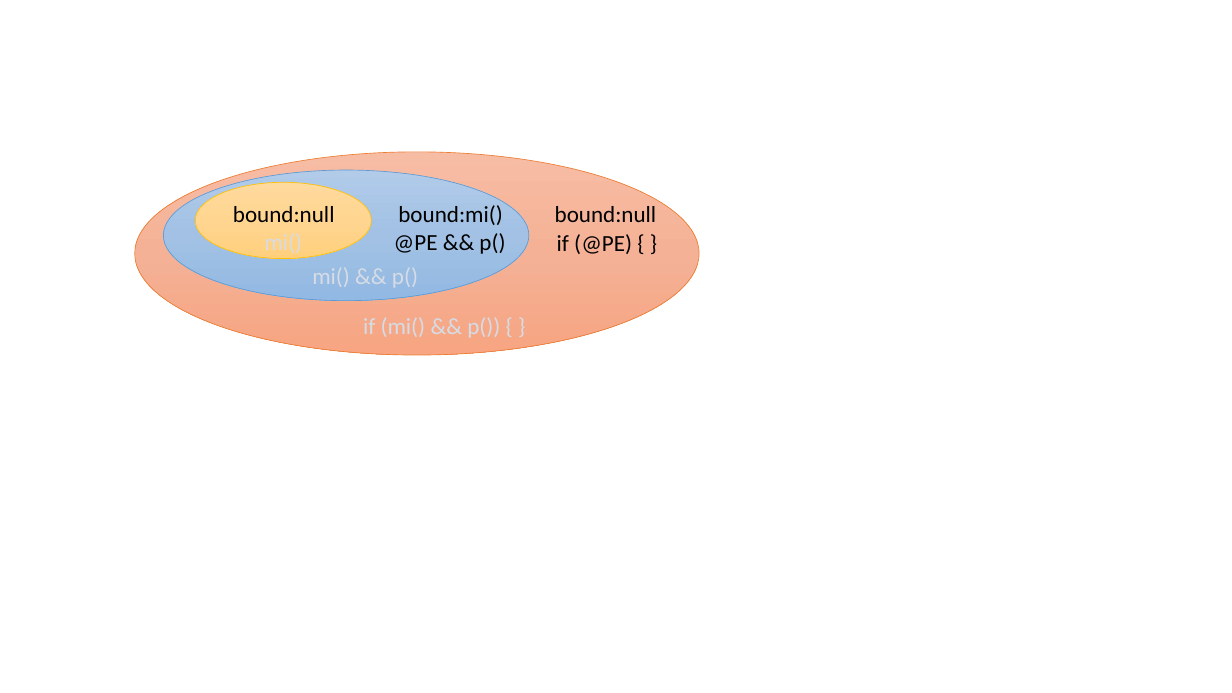
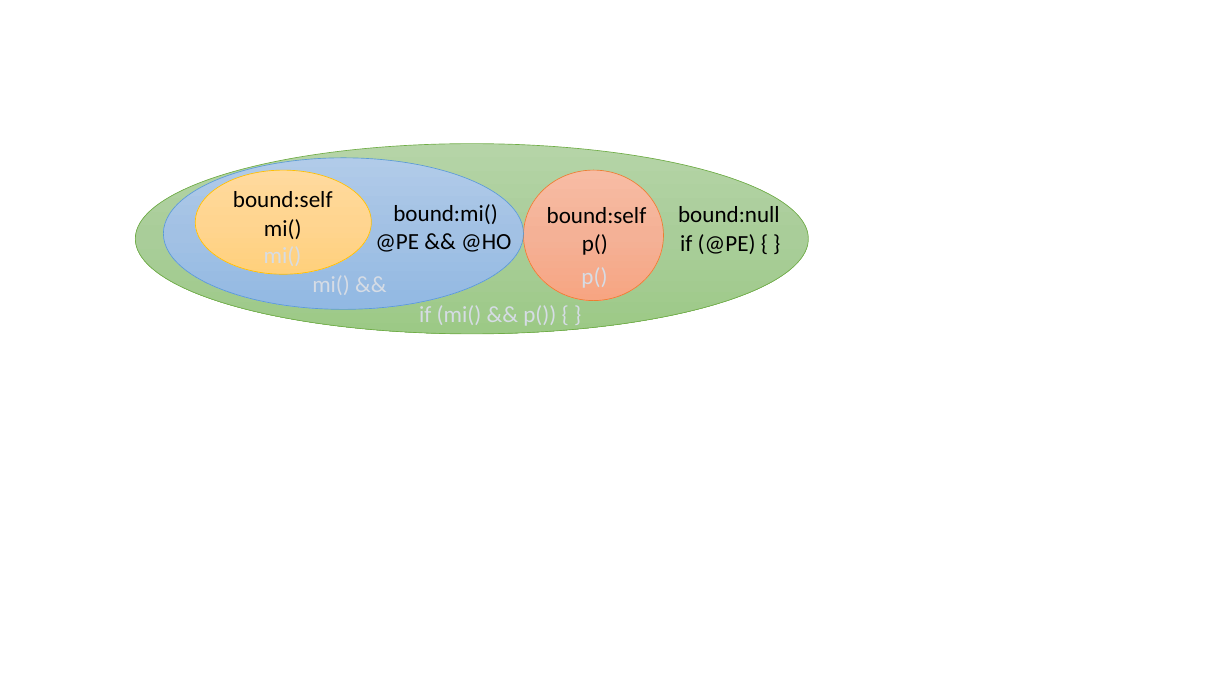
Before and after one commit to yangyixiaof/CodeCompletionPaper, a slide deck: slide 1 of synthesizeexample.pptx. Drawn at 1232x693 pixels with LibreOffice and Linux fonts; fonts in the diff are those of the drawing. Boxes give left, top, right and bottom in pixels: in the first picture for what was removed or moved away, otherwise in the second. Text is boxed around its words. In the diff, an @@ line names an element or a change of style, - is before the commit and + after.

```diff
--- a/synthesizeexample.pptx
+++ b/synthesizeexample.pptx
@@ ellipse added at <box>135,143,808,334</box>, fill gradient #B5D5A7 to #AACE9A to #9CC987, outline #70AD47 0.5 pt @@
@@ ellipse: place and size @@
-ellipse at <box>164,170,530,300</box>
+ellipse at <box>164,158,524,310</box>
@@ ellipse: place and size @@
-ellipse at <box>195,182,372,259</box>
+ellipse at <box>195,170,372,274</box>
@@ ellipse: place and size @@
-ellipse at <box>135,152,700,355</box>
+ellipse at <box>524,170,665,300</box>
@@ text at <box>233,191,333,207</box>: text changed @@
-bound:null
+bound:self
@@ text "bound:mi()": place and size @@
-text "bound:mi()" at <box>398,205,503,225</box>
+text "bound:mi()" at <box>393,204,498,224</box>
@@ text added at <box>547,207,647,223</box>, 18 pt, text #000000 @@
+bound:self
@@ text "bound:null": place and size @@
-text "bound:null" at <box>555,206,657,222</box>
+text "bound:null" at <box>678,206,780,222</box>
@@ text added at <box>264,219,302,239</box>, 18 pt, text #000000 @@
+mi()
@@ text at <box>375,234,511,252</box>: text changed @@
-@PE && p()
+@PE && @HO
@@ text added at <box>582,234,608,255</box>, 18 pt, text #000000 @@
+p()
@@ text "if (@PE) { }": place and size @@
-text "if (@PE) { }" at <box>557,234,632,254</box>
+text "if (@PE) { }" at <box>680,234,756,254</box>
@@ text at <box>312,276,350,295</box>: text changed @@
-mi() && p()
+mi() &&
@@ text added at <box>419,305,556,326</box>, 18 pt, text pattern #44546A on #D6DCE5 @@
+if (mi() && p()) { }
```
Also in this commit, not shown: 7 other files.
